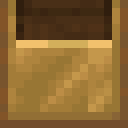
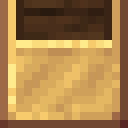
Layered file, before and after one edit (128x128). Changes by layer:
added layer "Calque copié #3" above "Calque copié #1" over [16, 40, 112, 112]
added layer "Calque copié #1" above "Calque copié" over [0, 0, 128, 128]
hid "Calque copié" over [16, 40, 112, 112]
hid "monitor_advanced_38.png" over [0, 0, 128, 128]
